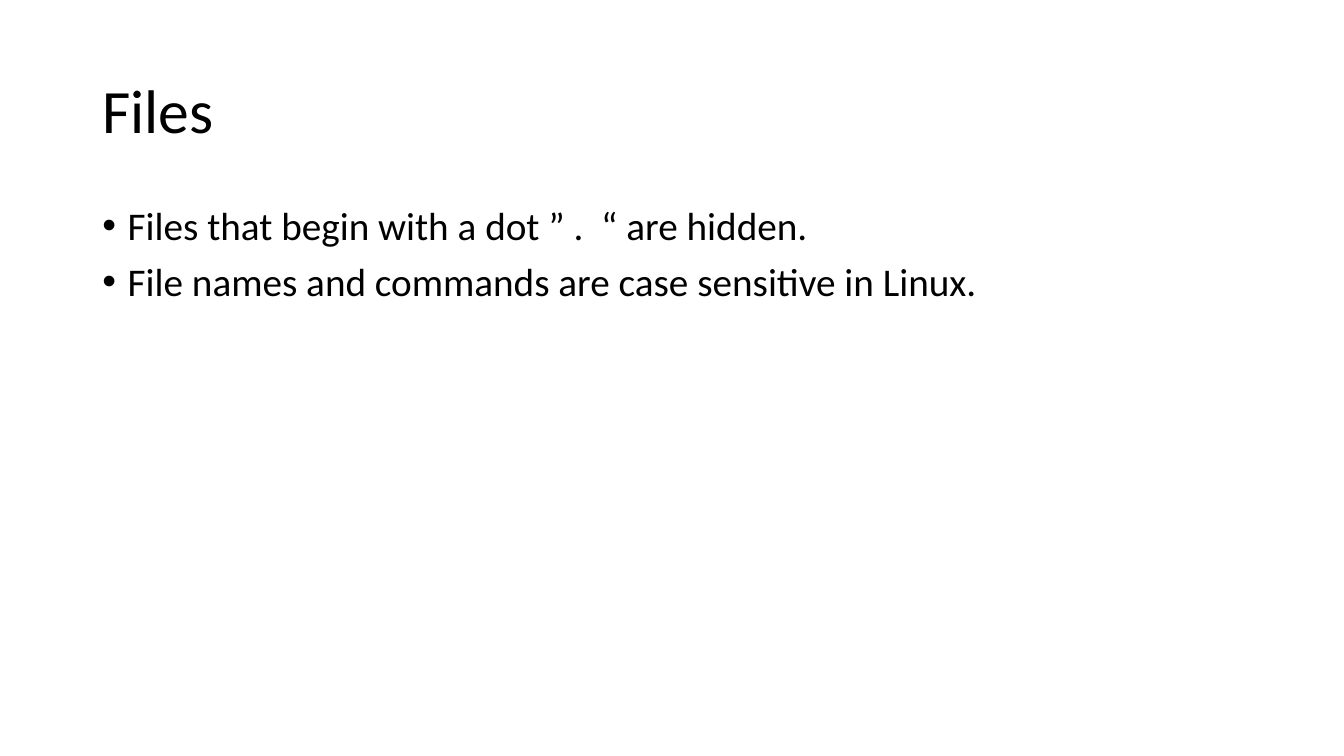
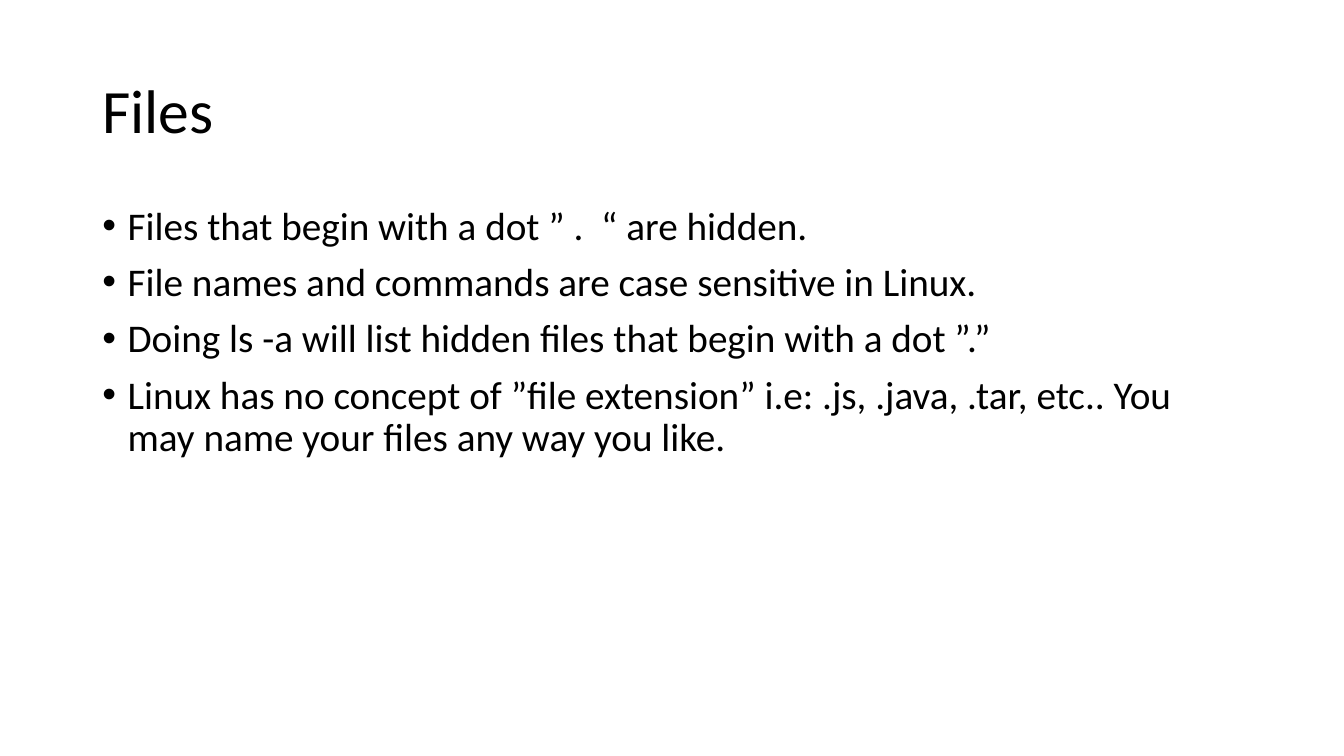
Before and after one commit to znorcross211/CSI402-Notes, a slide deck: slide 12 of Notes/shell-notes.pptx. Drawn at 1344x756 pixels with LibreOffice and Linux fonts; fonts in the diff are those of the drawing. Boxes give left, top, right and bottom in pixels: in the first picture for what was removed or moved away, otherwise in the second. Text is boxed around its words. In the diff, an @@ line names an element or a change of style, - is before the commit and + after.

```diff
--- a/Notes/shell-notes.pptx
+++ b/Notes/shell-notes.pptx
@@ text at box(128, 324, 1171, 458): paragraphs added @@
+• Doing ls -a will list hidden files that begin with a dot ”.”
+• Linux has no concept of ”file extension” i.e: .js, .java, .tar, etc.. You may name your files any way you like.
```
Also in this commit, not shown: 1 other slide changed, 6 slides added, 1 slide removed, 2 other files.
